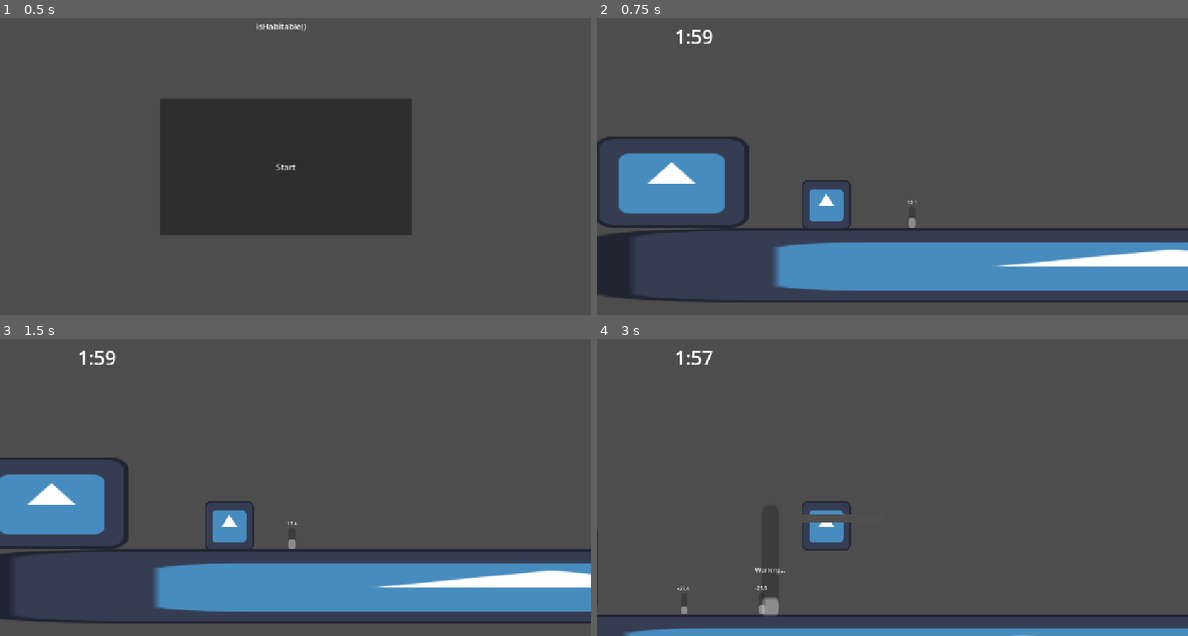
Above: before the commit, frames 1-4 (two rows, left to right).
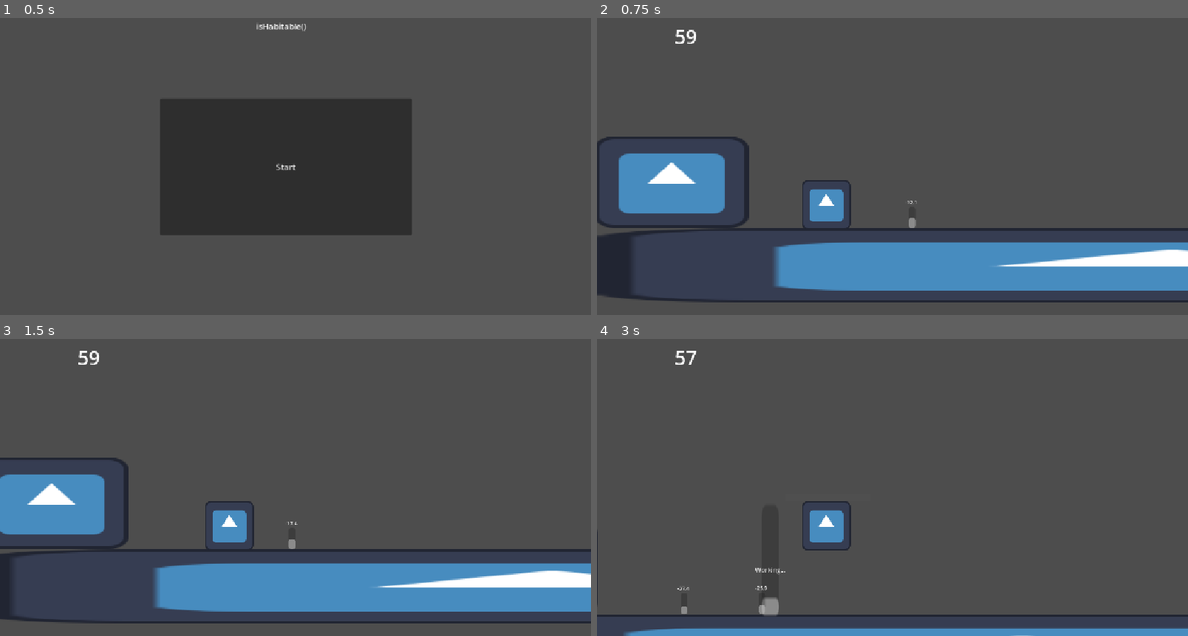
Above: after the commit, the same moments.

Repository: Ollieblock1/WHACK2026
Game: Godot game, scene res://game.tscn
Same seed, same stepped clock (60 frames per second), same inputs: the game is played once before the commit and once after it. The engine's default icon, where the game draws it, is replaced by a stand-in: a white triangle on a blue panel in a dark square.
Inputs:
- Up to frame 1 (0.5 s): no input
- Up to frame 2 (0.75 s): click "Start" at 0.5 s
- Up to frame 3 (1.5 s): tap Enter at 1.25 s; hold Right (moveRight) from 1.28 s (still down); tap 1 (select1) at 1.35 s
- Up to frame 4 (3 s): tap Space (moveJump) at 1.52, 2.27 s; tap 2 (select2) at 2.1 s; release Right (moveRight) at 2.78 s; hold A (moveLeft) from 2.78 s (still down); tap 3 (select3) at 2.85 s

Frame 1 is identical in both runs. In frame 2, 0.2% of the frame differs, in the area x 13-20%, y 3-9%; in frame 3, 0.2%; in frame 4, 0.4%, in the area x 13-43%, y 3-62%.

Commit message:
Made the walls for the edges of the map and made the enemy pass through the player fixing #10 and #26

Diff:
--- a/alienEntity/base_alien.tscn
+++ b/alienEntity/base_alien.tscn
@@ -27,6 +27,7 @@
 size = Vector2(122, 126)
 
 [node name="baseAlien" type="CharacterBody2D" unique_id=1926721184]
+collision_layer = 0
 script = ExtResource("1_mjqml")
 VELOCITY = 5000
 
--- a/scenes/level/level.tscn
+++ b/scenes/level/level.tscn
@@ -12,6 +12,10 @@
 "points": PackedVector2Array(0, 0, 0, 0, 2350, 21, 0, 0, 0, 0, 30, 14)
 }
 point_count = 2
+
+[sub_resource type="WorldBoundaryShape2D" id="WorldBoundaryShape2D_3bixf"]
+
+[sub_resource type="WorldBoundaryShape2D" id="WorldBoundaryShape2D_1phas"]
 
 [node name="Level" type="Node2D" unique_id=1287492299]
 script = ExtResource("1_i166f")
@@ -48,6 +52,18 @@
 [node name="Experiments" type="Node2D" parent="." unique_id=456956934]
 position = Vector2(0, 36)
 
+[node name="StaticBody2D" type="StaticBody2D" parent="." unique_id=1587103293]
+
+[node name="CollisionShape2D" type="CollisionShape2D" parent="StaticBody2D" unique_id=227859744]
+position = Vector2(-583, 136)
+rotation = 1.5707964
+shape = SubResource("WorldBoundaryShape2D_3bixf")
+
+[node name="CollisionShape2D2" type="CollisionShape2D" parent="StaticBody2D" unique_id=1254671888]
+position = Vector2(2407, 167)
+rotation = -1.5707964
+shape = SubResource("WorldBoundaryShape2D_1phas")
+
 [connection signal="body_entered" from="Ship2" to="." method="_on_ship_2_body_entered"]
 [connection signal="body_exited" from="Ship2" to="." method="_on_ship_2_body_exited"]
 [connection signal="levelOver" from="Ship2" to="." method="_on_ship_2_level_over"]
--- a/scenes/player/player.tscn
+++ b/scenes/player/player.tscn
@@ -13,6 +13,7 @@
 radius = 79.83107
 
 [node name="Player" type="CharacterBody2D" unique_id=2066525280 groups=["player"]]
+collision_layer = 8
 script = ExtResource("1_dovo2")
 
 [node name="CollisionShape2D" type="CollisionShape2D" parent="." unique_id=1881094132]
--- a/scenes/ship/ship.tscn
+++ b/scenes/ship/ship.tscn
@@ -7,6 +7,7 @@
 size = Vector2(388, 234)
 
 [node name="Ship" type="Area2D" unique_id=1740454847]
+collision_mask = 9
 script = ExtResource("1_u5c2e")
 
 [node name="CollisionShape2D" type="CollisionShape2D" parent="." unique_id=62632573]
--- a/scripts/camera/camera.gd
+++ b/scripts/camera/camera.gd
@@ -6,7 +6,7 @@
 
 # Called when the node enters the scene tree for the first time.
 func _ready() -> void:
-	timeCount = 120
+	timeCount = 60
 
 
 
